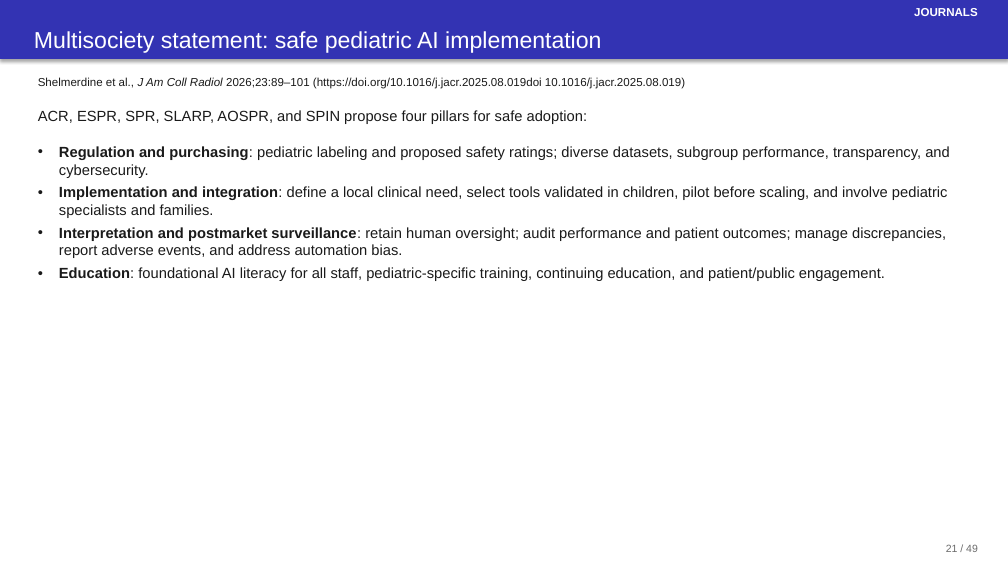
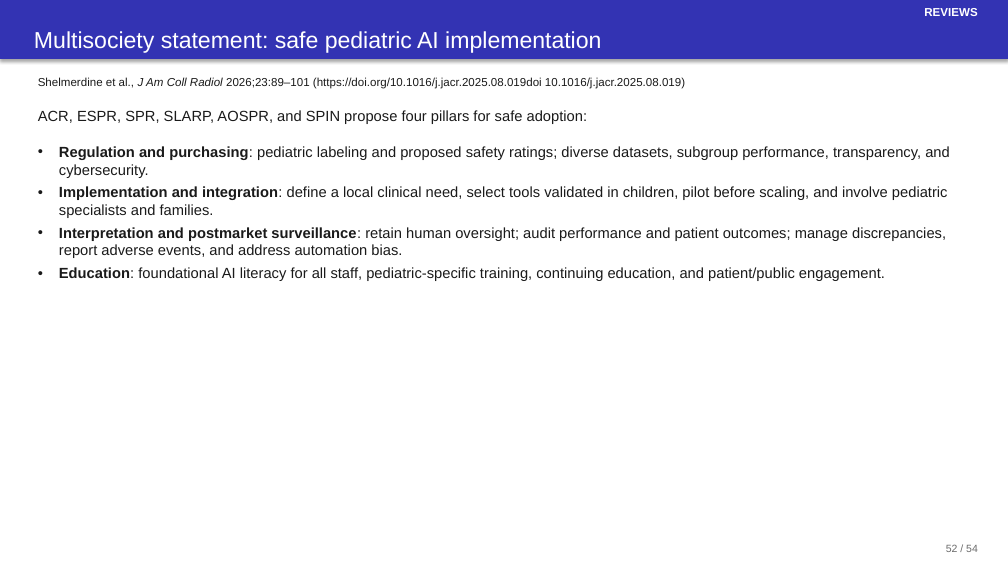
Before and after one commit to josephrich98/pediatric_radiology_ai, a slide deck: slide 52 of slides/pedrad_ai_slides.pptx (slide 21 before the commit). Drawn at 1008x567 pixels with LibreOffice and Linux fonts; fonts in the diff are those of the drawing. Boxes give left, top, right and bottom in pixels: in the first picture for what was removed or moved away, otherwise in the second. Text is boxed around its words. In the diff, an @@ line names an element or a change of style, - is before the commit and + after.

```diff
--- a/slides/pedrad_ai_slides.pptx
+++ b/slides/pedrad_ai_slides.pptx
@@ text at <box>924,8,977,16</box>: text changed @@
-JOURNALS
+REVIEWS
@@ text at <box>946,544,978,552</box>: text changed @@
-21 / 49
+52 / 54
```
Also in this commit, not shown: 48 other slides changed, 5 slides added, 11 other files.
